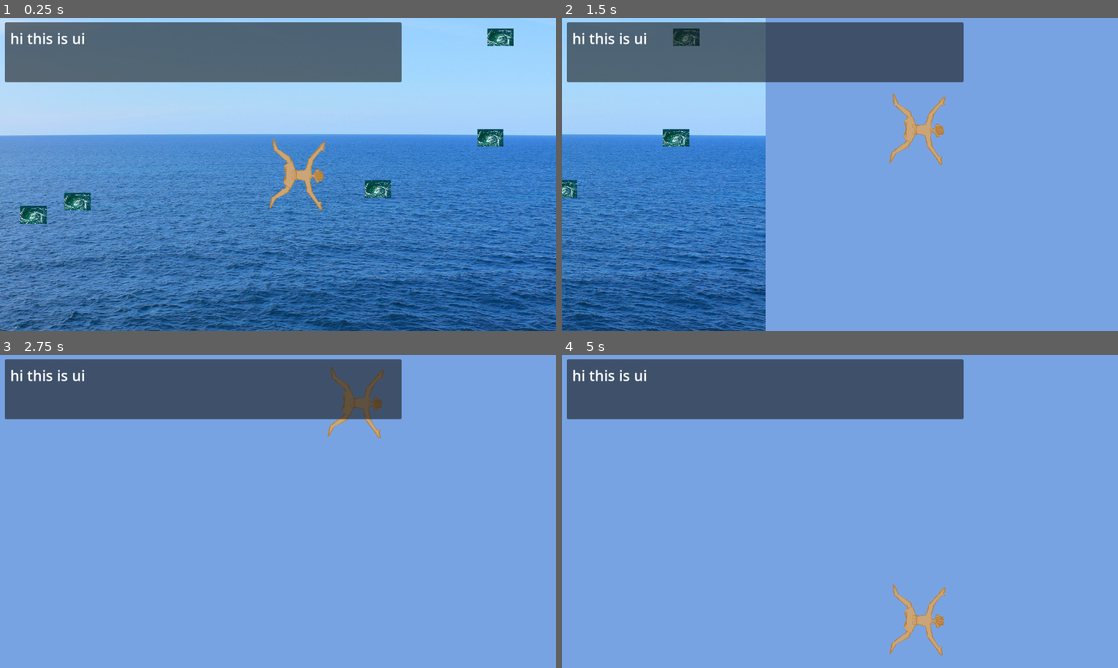
Above: before the commit, frames 1-4 (two rows, left to right).
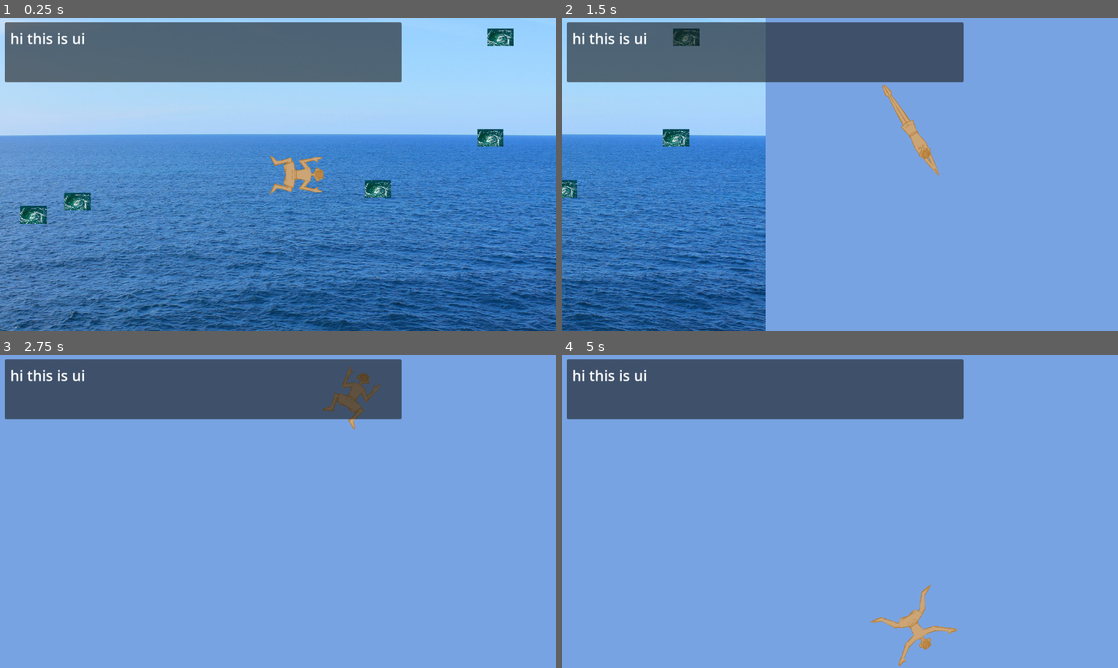
Above: after the commit, the same moments.

Repository: sophieTheProgrammer/microjam-island-61
Game: Godot game, scene res://scenes/game.tscn
The game is run twice, just before and just after one commit, with the same random seed, the same clock (stepped at 60 frames per second) and the same inputs.
Inputs (mouse positions are in pixels of both pictures, inside the frame that each line leads up to):
- Up to frame 1 (0.25 s): no input
- Up to frame 2 (1.5 s): tap Enter (ui_accept) at 0.5, 0.77 s; move the mouse to (962, 158) at 0.52 s; hold Up (up) 0.53-1.28 s; click (962, 158) at 0.6 s; move the mouse to (728, 190) at 1.27 s; hold Down (down) from 1.28 s (still down); click (728, 190) at 1.35 s
- Up to frame 3 (2.75 s): tap Enter (ui_accept) at 1.52 s; move the mouse to (333, 442) at 2.02 s; release Down (down) at 2.03 s; hold Up (up) from 2.03 s (still down); click (333, 442) at 2.1 s
- Up to frame 4 (5 s): move the mouse to (812, 574) at 2.77 s; click (812, 574) at 2.85 s; tap Enter (ui_accept) at 3.02, 3.77, 4.52 s; move the mouse to (1006, 558) at 3.52 s; release Up (up) at 3.53 s; hold Down (down) from 3.53 s (still down); click (1006, 558) at 3.6 s; move the mouse to (673, 464) at 4.27 s; click (673, 464) at 4.35 s

The runs differ from the first frame. In frame 1, 0.6% of the frame differs, in the area x 48-59%, y 38-62%; in frame 2, 0.9%; in frame 3, 0.9%; in frame 4, 1.1%, in the area x 55-71%, y 72-100%.

Commit message:
player shtuffs 2

Diff:
--- a/scenes/game.tscn
+++ b/scenes/game.tscn
@@ -19,7 +19,6 @@
 [node name="obstacles" type="Node2D" parent="." unique_id=1876004496]
 
 [node name="player" parent="." unique_id=1710529082 instance=ExtResource("3_lnu2h")]
-rotation = 1.6179202
 
 [node name="Camera2D" type="Camera2D" parent="player" unique_id=244447270]
 limit_top = 0
--- a/scenes/player.tscn
+++ b/scenes/player.tscn
@@ -27,15 +27,17 @@
 }]
 
 [sub_resource type="RectangleShape2D" id="RectangleShape2D_h2h35"]
-size = Vector2(30, 79)
+size = Vector2(77, 16)
 
 [node name="player" type="CharacterBody2D" unique_id=1710529082]
 script = ExtResource("1_0s3u6")
 
 [node name="AnimatedSprite2D" type="AnimatedSprite2D" parent="." unique_id=407492177]
+rotation = 1.5707964
 scale = Vector2(0.15319936, 0.15319934)
 sprite_frames = SubResource("SpriteFrames_h2h35")
+autoplay = "default"
 
 [node name="CollisionShape2D" type="CollisionShape2D" parent="." unique_id=1614122116]
-position = Vector2(2, -24)
+position = Vector2(28.5, 0)
 shape = SubResource("RectangleShape2D_h2h35")
--- a/scripts/player.gd
+++ b/scripts/player.gd
@@ -16,7 +16,8 @@
 	if position.y + buffer > viewport.y/2:
 		velocity.y = 0
 		position.y = viewport.y/2 - buffer
-	if position.y - buffer < -viewport.y/2:
+	elif position.y - buffer < -viewport.y/2:
 		velocity.y = 0
 		position.y = -viewport.y/2 + buffer
+	self.rotation = direction * 45
 	move_and_slide()
